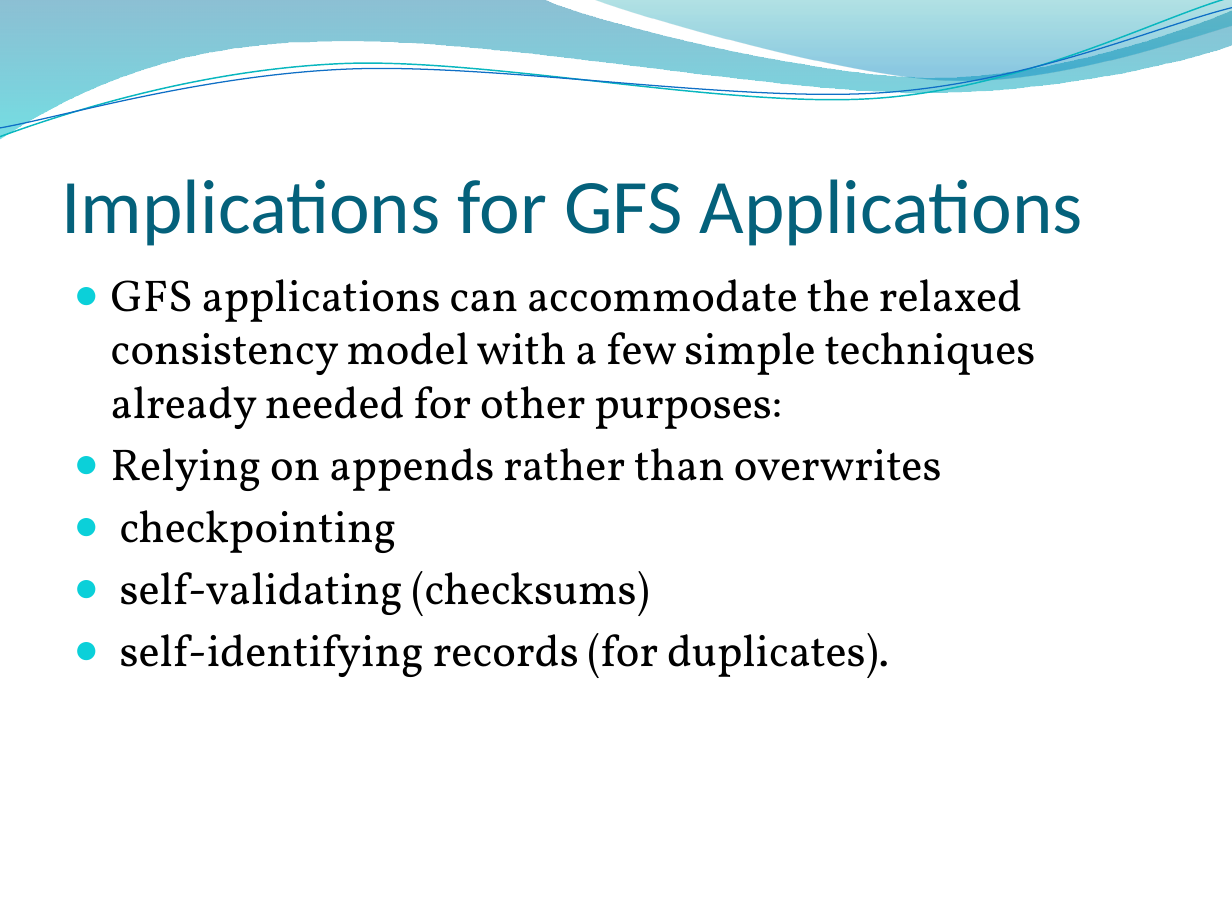
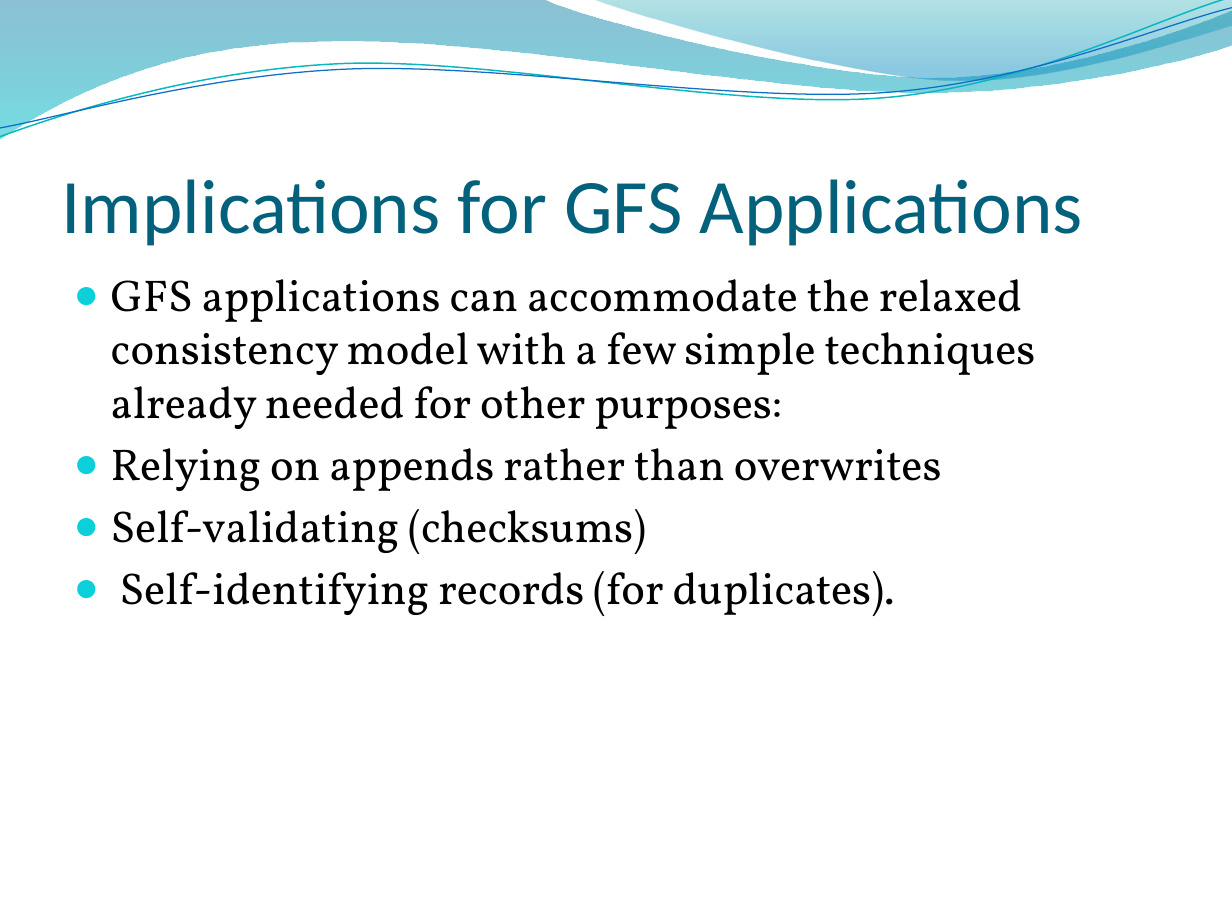
Before and after one commit to edvelezg/unb-os, a slide deck: slide 21 of google-fs/google-fs.pptx (slide 16 before the commit). Drawn at 1232x924 pixels with LibreOffice and Linux fonts; fonts in the diff are those of the drawing; background and template pictures are left out. Boxes give left, top, right and bottom in pixels: in the first picture for what was removed or moved away, otherwise in the second. Text is boxed around its words. In the diff, an @@ line names an element or a change of style, - is before the commit and + after.

```diff
--- a/google-fs/google-fs.pptx
+++ b/google-fs/google-fs.pptx
@@ text at <box>111,509,895,616</box>: text changed @@
-● checkpointing
-● self-validating (checksums)
-● self-identifying records (for duplicates).
+● Self-validating (checksums)
+● Self-identifying records (for duplicates).
```
Also in this commit, not shown: 9 other slides changed, 13 slides added, 1 slide removed.
